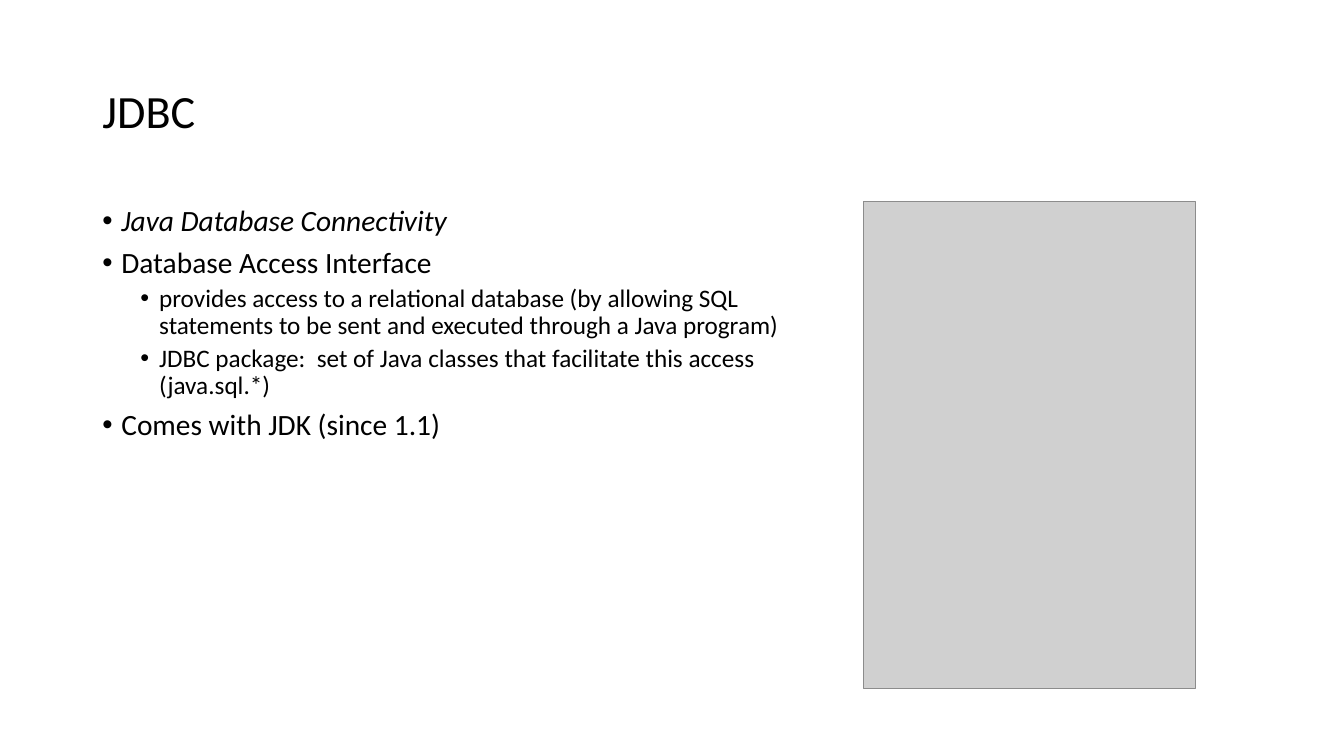
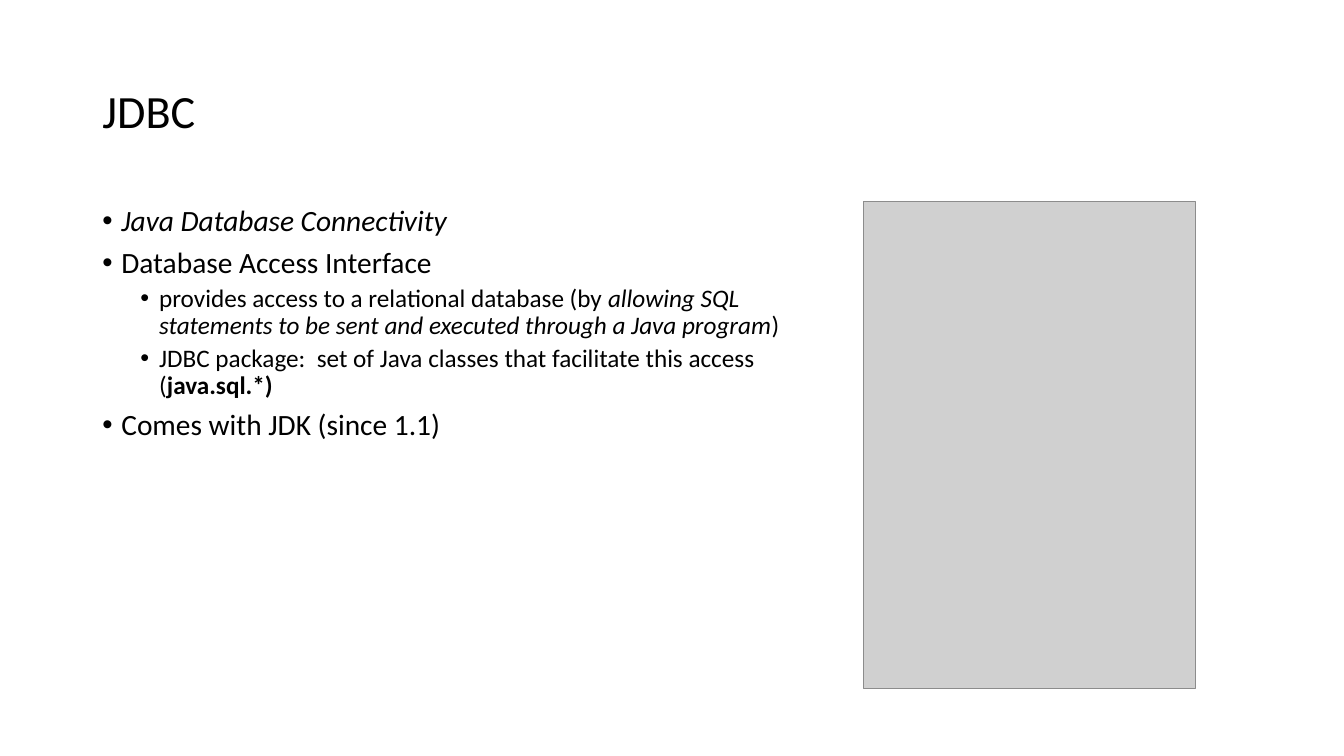
Before and after one commit to isp-cluj/fms-jdbc-demo, a slide deck: slide 5 of docs/Java - Working with databases using JDBC.pptx. Drawn at 1344x756 pixels with LibreOffice and Linux fonts; fonts in the diff are those of the drawing; grey boxes stand for pictures. Boxes give left, top, right and bottom in pixels: in the first picture for what was removed or moved away, otherwise in the second. Text is boxed around its words. In the diff, an @@ line names an element or a change of style, - is before the commit and + after.

```diff
--- a/docs/Java - Working with databases using JDBC.pptx
+++ b/docs/Java - Working with databases using JDBC.pptx
@@ text at (x1=159, y1=288, x2=779, y2=399): italic on in "allowing SQL statements to be sent and ..."; bold on in "(java.sql.*)" @@
```
Also in this commit, not shown: 5 other slides changed, 1 other file.
